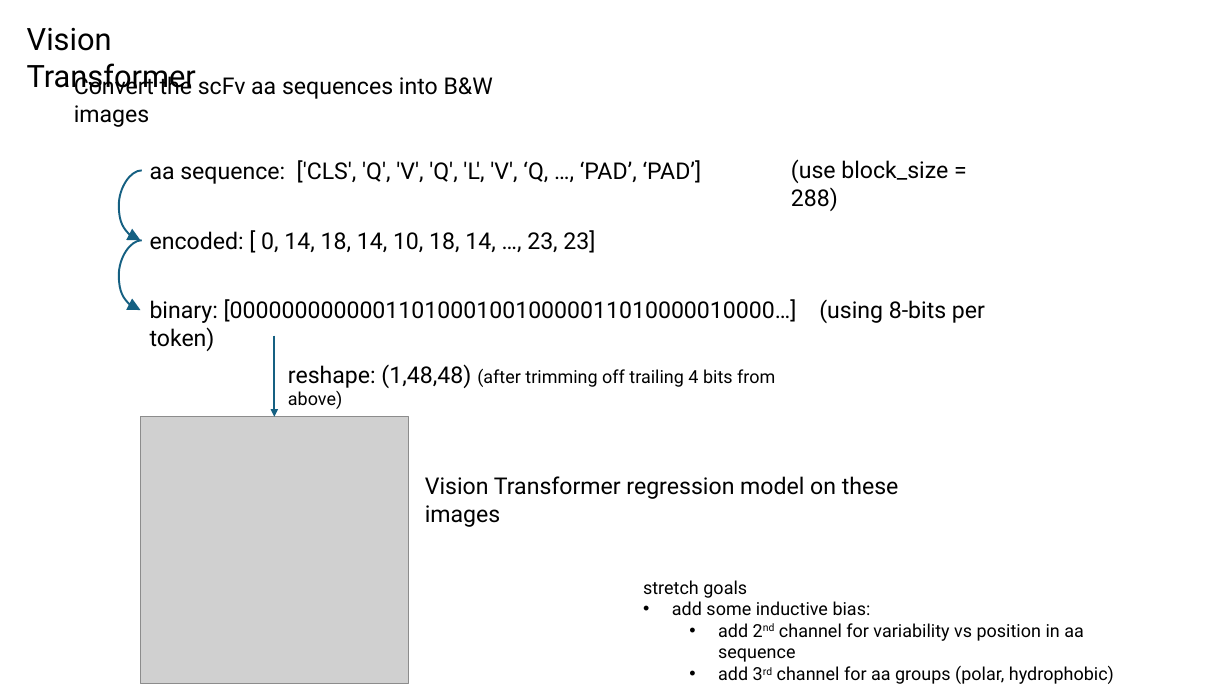
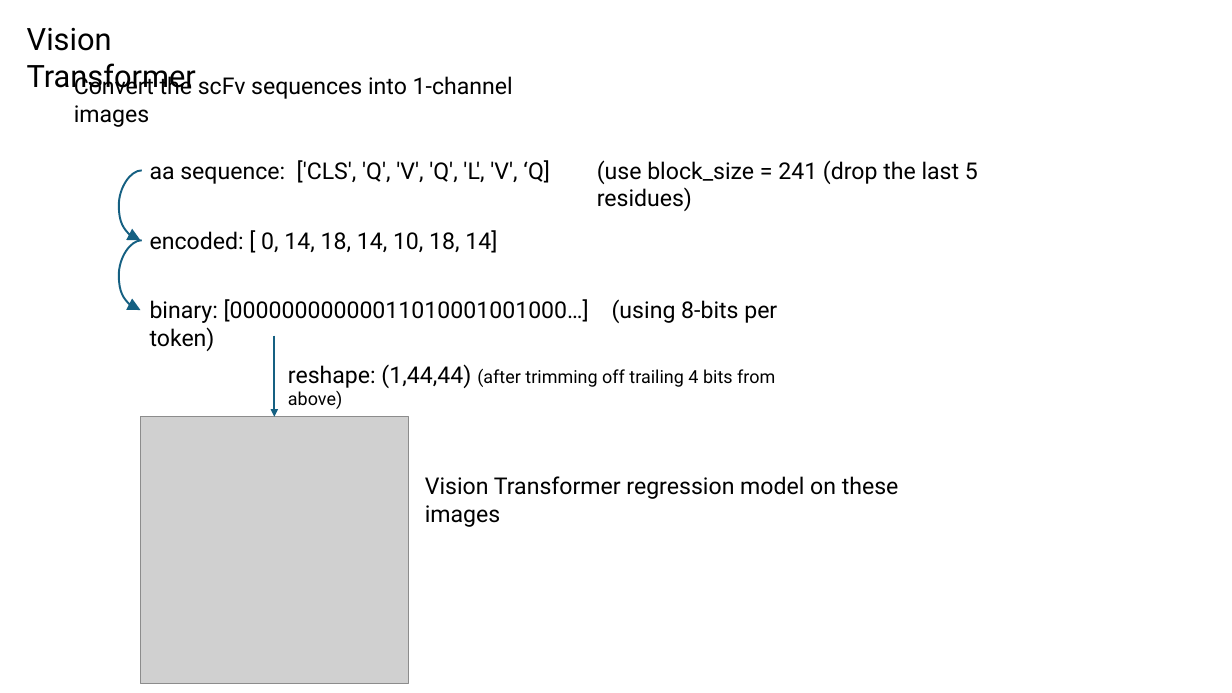
Before and after one commit to planaria158/BERT-antibody-antigen-binding-energy, a slide deck: slide 7 of Homework-aAlphaBio.pptx (slide 8 before the commit). Drawn at 1232x693 pixels with LibreOffice and Linux fonts; fonts in the diff are those of the drawing; grey boxes stand for pictures. Boxes give left, top, right and bottom in pixels: in the first picture for what was removed or moved away, otherwise in the second. Text is boxed around its words. In the diff, an @@ line names an element or a change of style, - is before the commit and + after.

Commit message:
slide deck updates

```diff
--- a/Homework-aAlphaBio.pptx
+++ b/Homework-aAlphaBio.pptx
@@ text at box(74, 74, 513, 127): text changed @@
-Convert the scFv aa sequences into B&W images
+Convert the scFv sequences into 1-channel images
@@ text at box(150, 160, 550, 184): text changed @@
-aa sequence: ['CLS', 'Q', 'V', 'Q', 'L', 'V', ‘Q, …, ‘PAD’, ‘PAD’]
+aa sequence: ['CLS', 'Q', 'V', 'Q', 'L', 'V', ‘Q]
@@ text at box(597, 160, 978, 211): text changed @@
-(use block_size = 288)
+(use block_size = 241 (drop the last 5 residues)
@@ text at box(150, 230, 497, 253): text changed @@
-encoded: [ 0, 14, 18, 14, 10, 18, 14, …, 23, 23]
+encoded: [ 0, 14, 18, 14, 10, 18, 14]
@@ text at box(150, 299, 777, 351): text changed @@
-binary: [000000000000110100010010000011010000010000…] (using 8-bits per token)
+binary: [00000000000011010001001000…] (using 8-bits per token)
@@ text at box(288, 364, 775, 388): text changed @@
-reshape: (1,48,48) (after trimming off trailing 4 bits from above)
+reshape: (1,44,44) (after trimming off trailing 4 bits from above)
@@ text removed at box(643, 580, 1114, 684) @@
-stretch goals
-• add some inductive bias:
-  • add 2nd channel for variability vs position in aa sequence
-  • add 3rd channel for aa groups (polar, hydrophobic)
```
Also in this commit, not shown: 6 other slides changed, 3 slides added, 2 slides removed.
